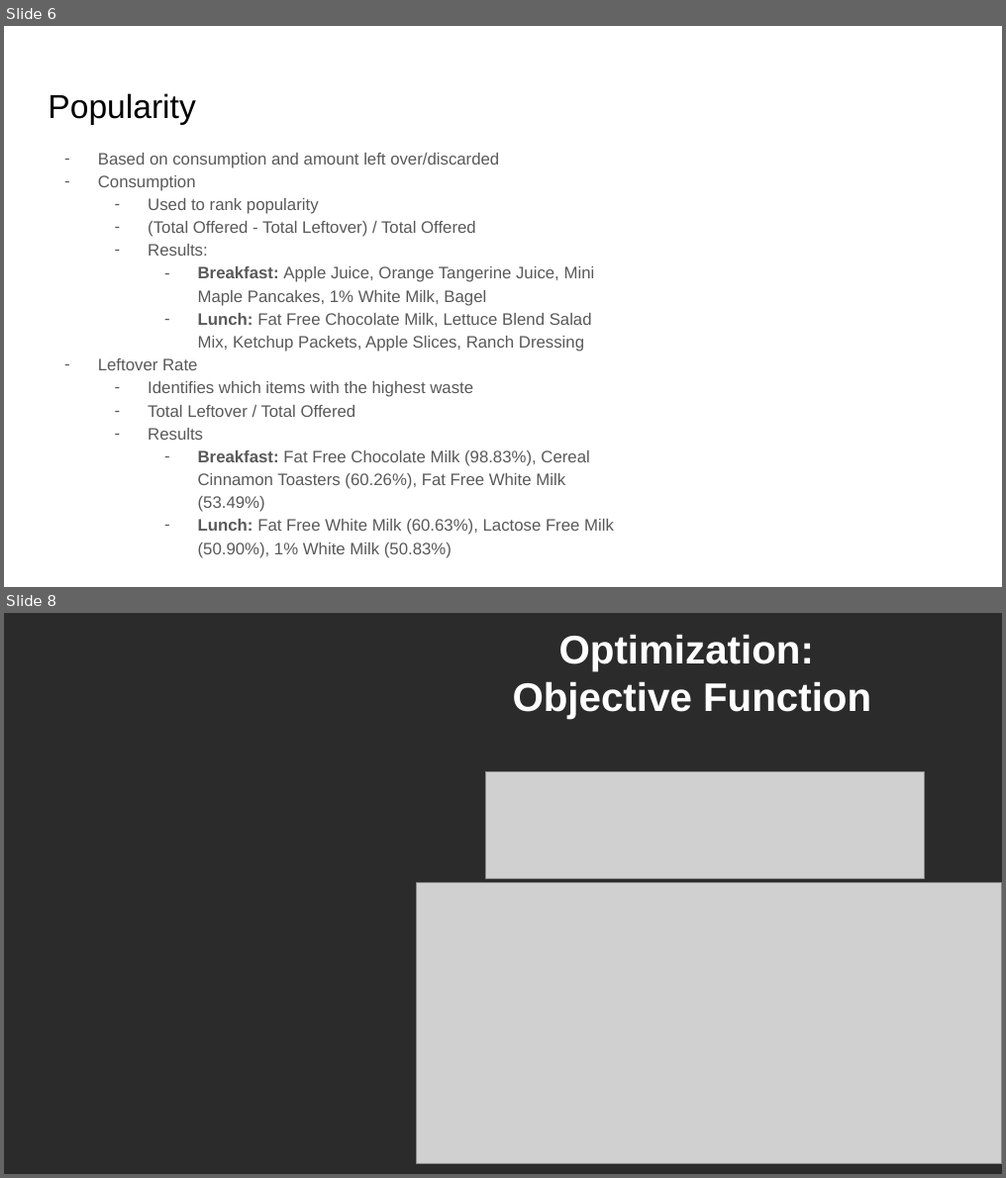
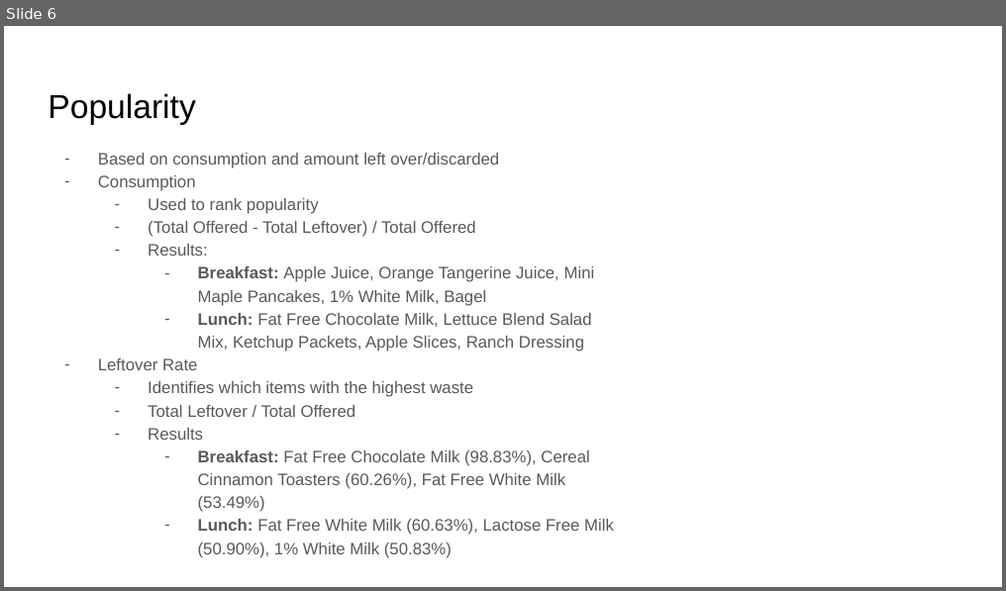
Before and after one commit to JupiK9/fall-2025-group2, a slide deck: presentation/Capstone Final Presentation.pptx. Shown one above the other, each under a label of ours: slides 6 and 8 before the commit, slide 6 after it; the slides between them are not shown. The pictures are 1006x1178 and 1006x591 pixels, drawn with LibreOffice and Linux fonts; fonts in the diff are those of the drawing; grey boxes stand for pictures; background and template pictures are left out; a plain dark background stands for a picture behind light text. Boxes give left, top, right and bottom in pixels: in the first picture for what was removed or moved away, otherwise in the second. Text is boxed around its words. In the diff, an @@ line names an element or a change of style, - is before the commit and + after.

```diff
--- a/presentation/Capstone Final Presentation.pptx
+++ b/presentation/Capstone Final Presentation.pptx
@@ slide 8 removed at (4, 613, 1002, 1174), background picture (left out) @@
@@ title removed at (513, 634, 871, 719) @@
-Optimization:
-Objective Function
@@ picture removed at (486, 772, 924, 879) @@
@@ picture removed at (416, 882, 1002, 1163) @@
```
Also in this commit, not shown: 6 slides changed, 12 slides added, 4 other slides removed.
